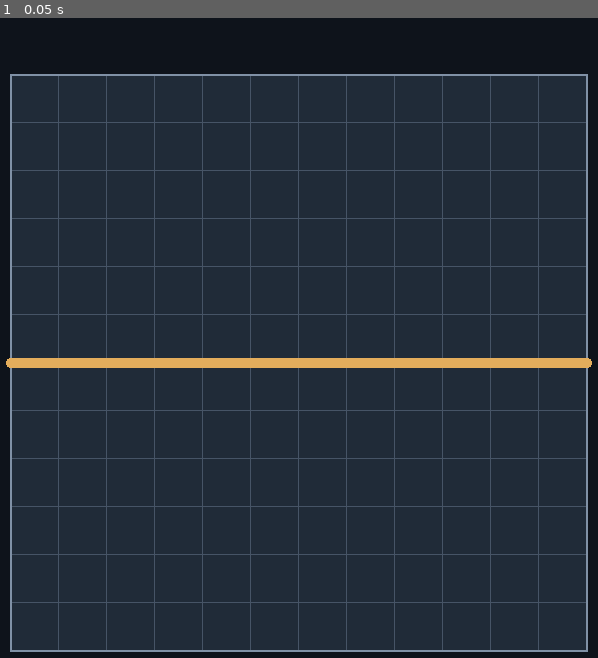
Above: before the commit, frame 1.
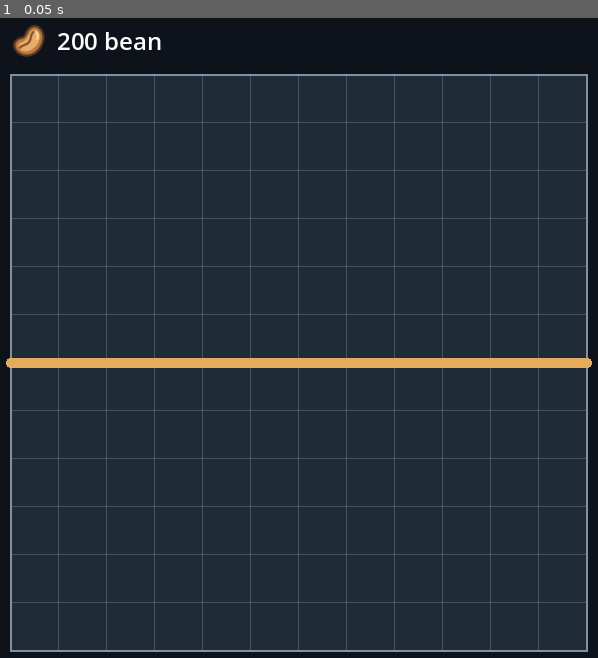
Above: after the commit, the same moment.

Repository: Charka123/GodotGame
Game: Godot game, scene res://scenes/main.tscn
Two runs of this game, one before a commit and one after it. Both use one fixed random seed, a clock stepped at 60 frames per second and the inputs below.
Inputs:
- Up to frame 1 (0.05 s): no input

The runs differ from the first frame. In frame 1, 0.4% of the frame differs, in the area x 2-27%, y 1-7%.

Commit message:
Established economy system

Diff:
--- /dev/null
+++ b/assets/bean.svg
@@ -0,0 +1,6 @@
+<svg xmlns="http://www.w3.org/2000/svg" width="48" height="48" viewBox="0 0 48 48">
+  <path d="M35 5C44 9 46 22 39 33C32 44 18 47 9 39C1 32 4 22 13 20C20 19 19 14 23 9C26 5 31 3 35 5Z" fill="#b9773e" stroke="#58361f" stroke-width="3" stroke-linejoin="round"/>
+  <path d="M32 9C39 11 40 20 36 27C31 36 20 41 13 36C8 33 9 28 13 26C23 23 22 16 27 11C29 9 30 9 32 9Z" fill="#e4ae67"/>
+  <path d="M30 12C24 17 29 23 21 28C18 30 14 30 12 33" fill="none" stroke="#88502e" stroke-width="3" stroke-linecap="round"/>
+  <path d="M34 12C36 15 36 18 35 21" fill="none" stroke="#f7d69a" stroke-width="3" stroke-linecap="round"/>
+</svg>
--- a/project.godot
+++ b/project.godot
@@ -15,6 +15,10 @@
 config/features=PackedStringArray("4.7", "Forward Plus")
 config/icon="res://icon.svg"
 
+[autoload]
+
+Economy="*res://scripts/economy.gd"
+
 [display]
 
 window/size/viewport_width=720
--- /dev/null
+++ b/scenes/bean_counter.tscn
@@ -0,0 +1,27 @@
+[gd_scene load_steps=3 format=3]
+
+[ext_resource type="Script" path="res://scripts/bean_counter.gd" id="1_script"]
+[ext_resource type="Texture2D" path="res://assets/bean.svg" id="2_bean"]
+
+[node name="BeanCounter" type="HBoxContainer"]
+offset_left = 72.0
+offset_top = 20.0
+offset_right = 240.0
+offset_bottom = 56.0
+mouse_filter = 2
+theme_override_constants/separation = 10
+script = ExtResource("1_script")
+
+[node name="BeanIcon" type="TextureRect" parent="."]
+custom_minimum_size = Vector2(36, 36)
+layout_mode = 2
+mouse_filter = 2
+texture = ExtResource("2_bean")
+expand_mode = 1
+stretch_mode = 5
+
+[node name="Balance" type="Label" parent="."]
+layout_mode = 2
+theme_override_font_sizes/font_size = 24
+text = "200 bean"
+vertical_alignment = 1
--- a/scenes/main.tscn
+++ b/scenes/main.tscn
@@ -1,8 +1,13 @@
-[gd_scene load_steps=2 format=3]
+[gd_scene load_steps=3 format=3]
 
 [ext_resource type="PackedScene" path="res://scenes/grid_board.tscn" id="1_board"]
+[ext_resource type="PackedScene" path="res://scenes/bean_counter.tscn" id="2_counter"]
 
 [node name="Main" type="Node2D"]
 
 [node name="GridBoard" parent="." instance=ExtResource("1_board")]
 position = Vector2(72, 72)
+
+[node name="HUD" type="CanvasLayer" parent="."]
+
+[node name="BeanCounter" parent="HUD" instance=ExtResource("2_counter")]
--- /dev/null
+++ b/scripts/bean_counter.gd
@@ -0,0 +1,12 @@
+extends HBoxContainer
+
+@onready var balance: Label = $Balance
+
+
+func _ready() -> void:
+	Economy.beans_changed.connect(_update_balance)
+	_update_balance(Economy.beans)
+
+
+func _update_balance(amount: int) -> void:
+	balance.text = "%d bean" % amount
--- /dev/null
+++ b/scripts/economy.gd
@@ -0,0 +1,23 @@
+extends Node
+## Shared bean balance for the current game.
+
+signal beans_changed(amount: int)
+
+const STARTING_BEANS := 200
+
+var beans: int = STARTING_BEANS:
+	set(value):
+		beans = maxi(0, value)
+		beans_changed.emit(beans)
+
+
+func add_beans(amount: int) -> void:
+	if amount > 0:
+		beans += amount
+
+
+func spend_beans(amount: int) -> bool:
+	if amount < 0 or amount > beans:
+		return false
+	beans -= amount
+	return true
Not shown, added: assets/bean.svg.import
Not shown, added: scripts/bean_counter.gd.uid
Not shown, added: scripts/economy.gd.uid
